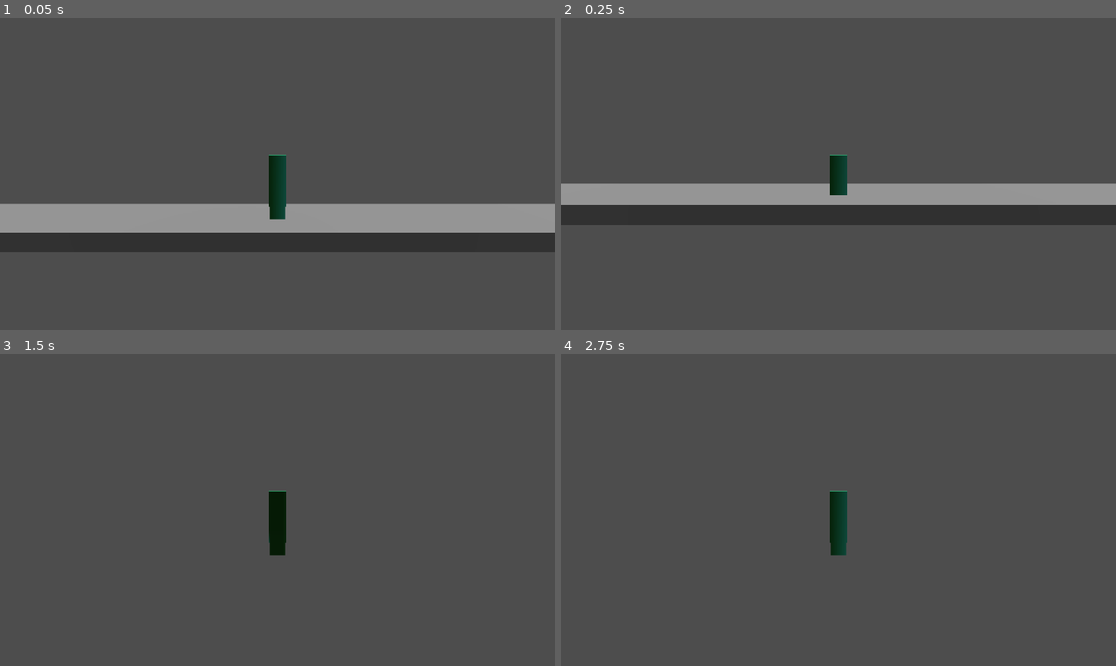
Above: before the commit, frames 1-4 (two rows, left to right).
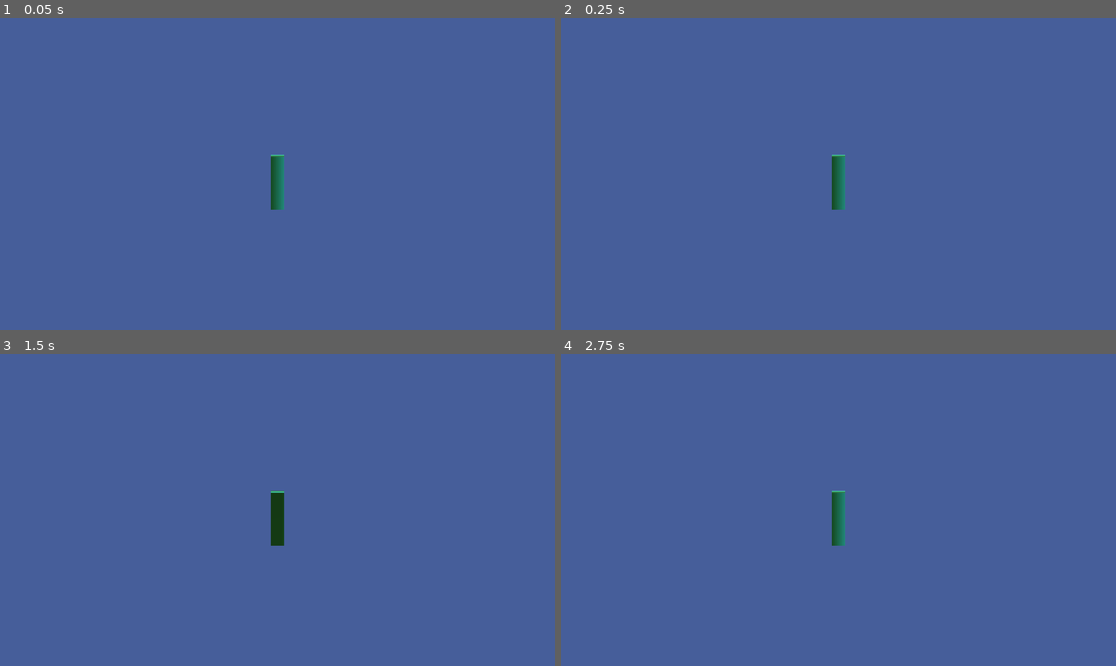
Above: after the commit, the same moments.

Repository: ConnorCotturone/obliged-game
Game: Godot game, scene res://scenes/Game.tscn
Two runs of this game, one before a commit and one after it. Both use one fixed random seed, a clock stepped at 60 frames per second and the inputs below.
Inputs:
- Up to frame 1 (0.05 s): no input
- Up to frame 2 (0.25 s): no input
- Up to frame 3 (1.5 s): hold D (right) 0.53-1.28 s; hold Space (jump) 0.53-1.28 s; tap Enter at 1.25 s; hold A (left) from 1.28 s (still down); tap Space (jump) at 1.35 s
- Up to frame 4 (2.75 s): tap Space (jump) at 1.52, 1.82, 2 s; release A (left) at 2.03 s; hold D (right) from 2.03 s (still down); hold Space (jump) from 2.03 s (still down)

The runs differ from the first frame. In frame 1, 100% of the frame differs, in the area x 0-100%, y 0-100%; in frame 2, 100%; in frame 3, 100%; in frame 4, 100%.

Commit message:
jump state, starting test level creation

Diff:
--- a/scenes/Game.tscn
+++ b/scenes/Game.tscn
@@ -1,7 +1,17 @@
-[gd_scene load_steps=6 format=3 uid="uid://c8p5y8g55vooa"]
+[gd_scene load_steps=10 format=3 uid="uid://c8p5y8g55vooa"]
 
+[ext_resource type="PackedScene" uid="uid://dg4tf3qntyfp7" path="res://assets/models/test-platformer-scene2.glb" id="1_kohne"]
+[ext_resource type="PackedScene" uid="uid://crhj2fn3ldpb2" path="res://assets/models/test-platformer-scene.glb" id="1_n3nss"]
 [ext_resource type="PackedScene" uid="uid://bkv123ayihnev" path="res://scenes/Player.tscn" id="1_uchnr"]
 [ext_resource type="Shader" path="res://scripts/PixelShader.gdshader" id="2_0al2u"]
+
+[sub_resource type="Environment" id="Environment_p0b1t"]
+background_mode = 1
+background_color = Color(0.219743, 0.295311, 0.483328, 1)
+background_energy_multiplier = 1.25
+
+[sub_resource type="BoxShape3D" id="BoxShape3D_ng6ft"]
+size = Vector3(1, 1, 64.2864)
 
 [sub_resource type="BoxMesh" id="BoxMesh_i2ef5"]
 size = Vector3(2, 0.5, 40)
@@ -24,6 +34,9 @@
 
 [node name="Game" type="Node3D"]
 
+[node name="WorldEnvironment" type="WorldEnvironment" parent="."]
+environment = SubResource("Environment_p0b1t")
+
 [node name="SubViewportContainer" type="SubViewportContainer" parent="."]
 texture_filter = 1
 anchors_preset = 15
@@ -41,8 +54,22 @@
 
 [node name="Scenery" type="Node" parent="SubViewportContainer/SubViewport"]
 
+[node name="StaticBody3D" type="StaticBody3D" parent="SubViewportContainer/SubViewport/Scenery"]
+
+[node name="CollisionShape3D" type="CollisionShape3D" parent="SubViewportContainer/SubViewport/Scenery/StaticBody3D"]
+transform = Transform3D(1, 0, 0, 0, 1, 0, 0, 0, 1, 0, -0.475, -3.62019)
+shape = SubResource("BoxShape3D_ng6ft")
+
+[node name="test-platformer-scene2" parent="SubViewportContainer/SubViewport/Scenery" instance=ExtResource("1_kohne")]
+transform = Transform3D(0.5, 0, 0, 0, 0.5, 0, 0, 0, 0.5, 0, -0.478, 0)
+
+[node name="test-platformer-scene" parent="SubViewportContainer/SubViewport/Scenery" instance=ExtResource("1_n3nss")]
+transform = Transform3D(0.5, 0, 0, 0, 0.5, 0, 0, 0, 0.5, 0, -0.477771, 0.0804043)
+visible = false
+
 [node name="Floor" type="MeshInstance3D" parent="SubViewportContainer/SubViewport/Scenery"]
 transform = Transform3D(1, 0, 0, 0, 1, 0, 0, 0, 1, 0, -0.25, 0)
+visible = false
 mesh = SubResource("BoxMesh_i2ef5")
 
 [node name="Player" parent="SubViewportContainer/SubViewport/Scenery" instance=ExtResource("1_uchnr")]
@@ -51,7 +78,7 @@
 [node name="CameraMount" type="Node3D" parent="SubViewportContainer/SubViewport/Scenery/Player"]
 
 [node name="Camera" type="Camera3D" parent="SubViewportContainer/SubViewport/Scenery/Player/CameraMount"]
-transform = Transform3D(-4.27947e-08, -0.203727, 0.979028, -8.9052e-09, 0.979028, 0.203727, -1, 0, -4.37114e-08, 5.48993, 2.38518, 0)
+transform = Transform3D(-4.27947e-08, -0.203727, 0.979028, -8.9052e-09, 0.979028, 0.203727, -1, 0, -4.37114e-08, 6.52918, 2.5156, 0)
 
 [node name="PostProcessing" type="MeshInstance3D" parent="SubViewportContainer/SubViewport/Scenery/Player/CameraMount/Camera"]
 transform = Transform3D(-4.27947e-08, -8.9052e-09, -1, -0.203727, 0.979028, 8.88178e-16, 0.979028, 0.203727, -4.37114e-08, 2.56366e-07, -1.23713, -5.86497)
@@ -61,4 +88,7 @@
 [node name="Lighting" type="Node" parent="."]
 
 [node name="Sun" type="DirectionalLight3D" parent="Lighting"]
-transform = Transform3D(0.309017, 0.945846, 0.0994125, 0, -0.104529, 0.994522, 0.951056, -0.307324, -0.0323011, 0, 8.73026, 4.17952)
+transform = Transform3D(-0.0579697, 0.947637, 0.314043, 0.750634, -0.166016, 0.639521, 0.658171, 0.272804, -0.701705, 25.675, 45.7868, -81.0114)
+
+[node name="Sun2" type="DirectionalLight3D" parent="Lighting"]
+transform = Transform3D(-0.185028, 0.976642, 0.109243, -0.843243, -0.214869, 0.492719, 0.504683, -0.000951871, 0.863304, 5.4784, 45.7868, 50.5848)
--- a/scenes/Player.tscn
+++ b/scenes/Player.tscn
@@ -1,10 +1,11 @@
-[gd_scene load_steps=11 format=3 uid="uid://bkv123ayihnev"]
+[gd_scene load_steps=12 format=3 uid="uid://bkv123ayihnev"]
 
 [ext_resource type="Script" path="res://scripts/player.gd" id="1_ji8tj"]
 [ext_resource type="Script" path="res://scripts/player_state_machine.gd" id="2_xseud"]
 [ext_resource type="Script" path="res://scripts/idle_player_state.gd" id="3_tkhhg"]
 [ext_resource type="Script" path="res://scripts/run_player_state.gd" id="4_lj2gc"]
 [ext_resource type="Script" path="res://scripts/fall_player_state.gd" id="5_e68ek"]
+[ext_resource type="Script" path="res://scripts/ground_jump_player_state.gd" id="6_ru70s"]
 
 [sub_resource type="BoxShape3D" id="BoxShape3D_kyrow"]
 size = Vector3(0.4, 1.76, 0.25)
@@ -44,17 +45,25 @@
 script = ExtResource("2_xseud")
 starting_state = NodePath("IdlePlayerState")
 
-[node name="IdlePlayerState" type="Node" parent="PlayerStateMachine" node_paths=PackedStringArray("run_state", "fall_state")]
+[node name="IdlePlayerState" type="Node" parent="PlayerStateMachine" node_paths=PackedStringArray("ground_jump_state", "run_state", "fall_state")]
 script = ExtResource("3_tkhhg")
+ground_jump_state = NodePath("../GroundJumpPlayerState")
 run_state = NodePath("../RunPlayerState")
 fall_state = NodePath("../FallPlayerState")
 
-[node name="RunPlayerState" type="Node" parent="PlayerStateMachine" node_paths=PackedStringArray("idle_state", "fall_state")]
+[node name="RunPlayerState" type="Node" parent="PlayerStateMachine" node_paths=PackedStringArray("idle_state", "fall_state", "ground_jump_state")]
 script = ExtResource("4_lj2gc")
 idle_state = NodePath("../IdlePlayerState")
 fall_state = NodePath("../FallPlayerState")
+ground_jump_state = NodePath("../GroundJumpPlayerState")
 
 [node name="FallPlayerState" type="Node" parent="PlayerStateMachine" node_paths=PackedStringArray("idle_state", "run_state")]
 script = ExtResource("5_e68ek")
 idle_state = NodePath("../IdlePlayerState")
 run_state = NodePath("../RunPlayerState")
+
+[node name="GroundJumpPlayerState" type="Node" parent="PlayerStateMachine" node_paths=PackedStringArray("fall_state", "idle_state", "run_state")]
+script = ExtResource("6_ru70s")
+fall_state = NodePath("../FallPlayerState")
+idle_state = NodePath("../IdlePlayerState")
+run_state = NodePath("../RunPlayerState")
--- /dev/null
+++ b/scripts/ground_jump_player_state.gd
@@ -0,0 +1,72 @@
+extends State
+
+@export
+var fall_state: State
+@export
+var idle_state: State
+@export
+var run_state: State
+
+@export
+var jump_speed: float = 5.0
+@export
+var jump_velocity: float = 5.0
+@export
+var jump_peak_time: float = 0.45
+#@export
+#var jump_fall_time: float = 0.5
+@export
+var jump_height: float = 3.75
+@export
+var jump_distance: float = 6.75
+
+
+@onready
+var head: Node3D = $"../../Head"
+@onready
+var player: Node3D = $"../../Visuals"
+
+func calculate_jump_parameters() -> void:
+	jump_gravity = (2 * jump_height) / pow(jump_peak_time, 2)
+	fall_gravity = (2 * jump_height) / pow(jump_peak_time, 2)
+	jump_velocity = jump_gravity * jump_peak_time
+
+func enter() -> void:
+	#super()
+	#parent.velocity.y = -jump_force
+	pass
+
+func _ready() -> void:
+	calculate_jump_parameters()
+
+func process_physics(delta: float) -> State:
+	#print("Jump Vel=",parent.velocity.y)
+	if Input.is_action_just_pressed("jump") and parent.is_on_floor():
+		parent.velocity.y = jump_velocity
+
+	if parent.velocity.y < 0:
+		return process_state_change(fall_state)
+
+	var input_direction = Input.get_axis('left', 'right')
+
+	if input_direction == -1:
+		player.rotation = Vector3(0, PI, 0)
+	elif input_direction == 1:
+		player.rotation = Vector3(0, 0, 0)
+
+	var direction = (head.transform.basis * Vector3(0, 0, input_direction))
+	parent.velocity.y -= jump_gravity * delta
+	#if input_direction == 0:
+		# prob broken since you want the entire jump animation to play regardless
+		#return fall_state
+	#else:
+	parent.velocity.z = direction.z * run_speed
+	parent.move_and_slide()
+
+	if parent.is_on_floor():
+		if input_direction != 0:
+			return process_state_change(run_state)
+		if !Input.is_action_just_pressed("jump"):
+			return process_state_change(idle_state)
+
+	return null
--- a/scripts/idle_player_state.gd
+++ b/scripts/idle_player_state.gd
@@ -1,7 +1,7 @@
 extends State
 
-#@export
-#var jump_state: State
+@export
+var ground_jump_state: State
 @export
 var run_state: State
 @export
@@ -12,8 +12,8 @@
 	parent.velocity.z = 0
 
 func process_input(event: InputEvent) -> State:
-	#if Input.is_action_pressed('jump') and parent.is_on_floor():
-	#	return process_state_change(jump_state)
+	if Input.is_action_pressed('jump') and parent.is_on_floor():
+		return process_state_change(ground_jump_state)
 	if (Input.is_action_pressed('left') or Input.is_action_pressed('right')) and !Input.is_action_pressed("sprint"):
 		return process_state_change(run_state)
 	#if (Input.is_action_pressed('left') or Input.is_action_pressed('right')) and Input.is_action_pressed("sprint"):
--- a/scripts/run_player_state.gd
+++ b/scripts/run_player_state.gd
@@ -4,6 +4,8 @@
 var idle_state: State
 @export
 var fall_state: State
+@export
+var ground_jump_state: State
 
 @onready
 var head: Node3D = $"../../Head"
@@ -12,6 +14,8 @@
 var player: Node3D = $"../../Visuals"
 
 func process_input(event: InputEvent) -> State:
+	if Input.is_action_pressed('jump') and parent.is_on_floor():
+		return process_state_change(ground_jump_state)
 	return null
 
 func process_physics(delta: float) -> State:
